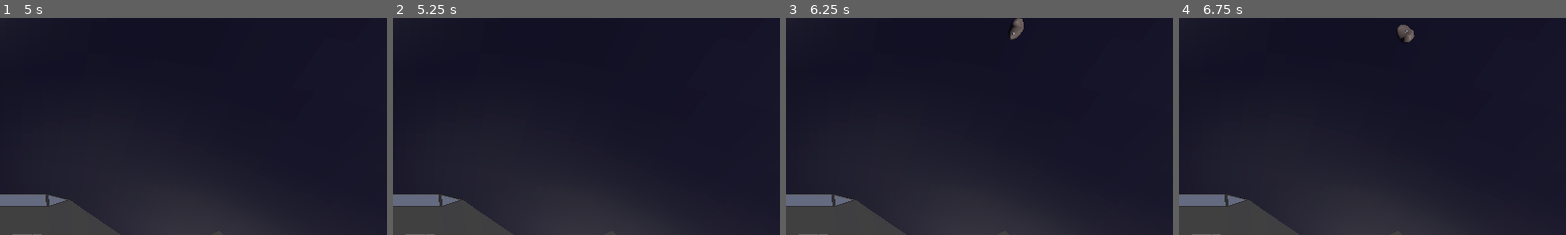
Above: before the commit, frames 1-4 (left to right).
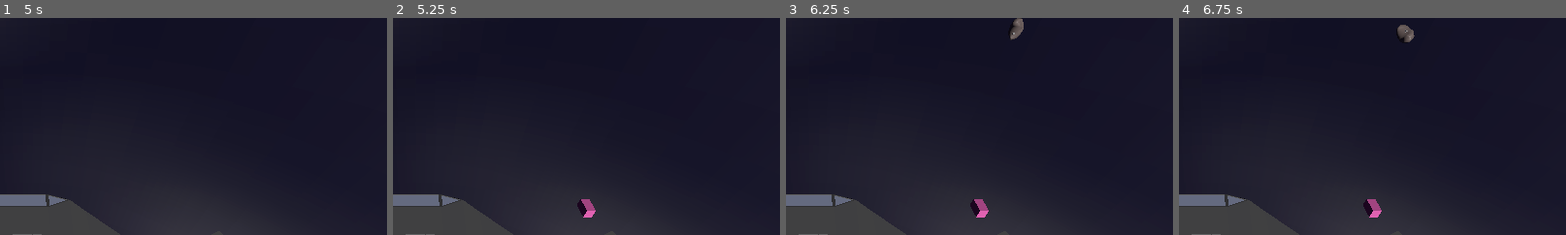
Above: after the commit, the same moments.

Repository: Xwilarg/LudumDare54
Game: Godot game, scene res://Scenes/Main.tscn
Same seed, same stepped clock (60 frames per second), same inputs: the game is played once before the commit and once after it.
Inputs (mouse positions are % of the whole screen's width and height, from its top left):
- Up to frame 1 (5 s): click "Flak" at 0.5 s; click "Flak" at 1.25 s; click "Flak" at 2 s; click "Flak" at 2.75 s; click "Flak" at 3.5 s; click "Flak" at 4.25 s
- Up to frame 2 (5.25 s): tap Enter at 5 s; move the mouse to (72, 45) at 5.02 s; click (72, 45) at 5.17 s
- Up to frame 3 (6.25 s): tap Space at 5.75 s; move the mouse to (30, 55) at 5.77 s; click (30, 55) at 5.92 s
- Up to frame 4 (6.75 s): move the mouse to (60, 28) at 6.52 s; click (60, 28) at 6.67 s
The pictures show only the part of the screen within x 47-97%, y 0-50%; the shares and areas given below are measured in that part.

Frame 1 is identical in both runs. In frame 2, 0.3% of the frame differs, in the area x 47-53%, y 83-92%; in frame 3, 0.3%; in frame 4, 0.3%.
Error before the commit: Invalid access to property or key 'energyCost' on a base object of type 'String'. (res://Scripts/Deck/Card.gd:7)

Commit message:
Fix crash

Diff:
--- a/Scripts/Deck/Card.gd
+++ b/Scripts/Deck/Card.gd
@@ -4,7 +4,7 @@
 	name = tr(json.name.to_upper() + "_NAME")
 	description = tr(json.name.to_upper() + "_DESC")
 
-	energyCost = json.name.energyCost
+	energyCost = json.energyCost
 	effects = json.effects
 	if json.model == "size2Guns": model = preload("res://Models/size2Guns.glb")
 
--- a/Scripts/GameManager.gd
+++ b/Scripts/GameManager.gd
@@ -57,7 +57,7 @@
 	if event is InputEventMouseButton and event.pressed and event.button_index == 1 and _selected_card != null:
 
 		if !CardManager.can_be_placed(_selected_card):
-			print("Not enough energy to place " + _selected_card.name)
+			print("[GM] Not enough energy to place " + _selected_card.name)
 			return
 
 		# We do a raycast to see where we click
